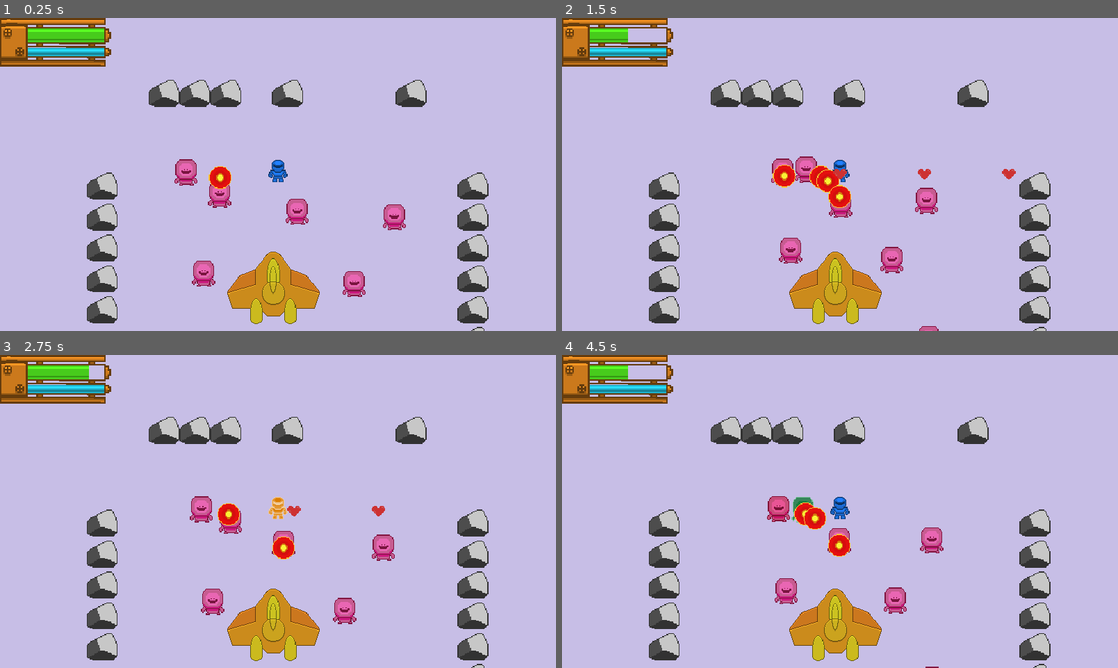
Above: before the commit, frames 1-4 (two rows, left to right).
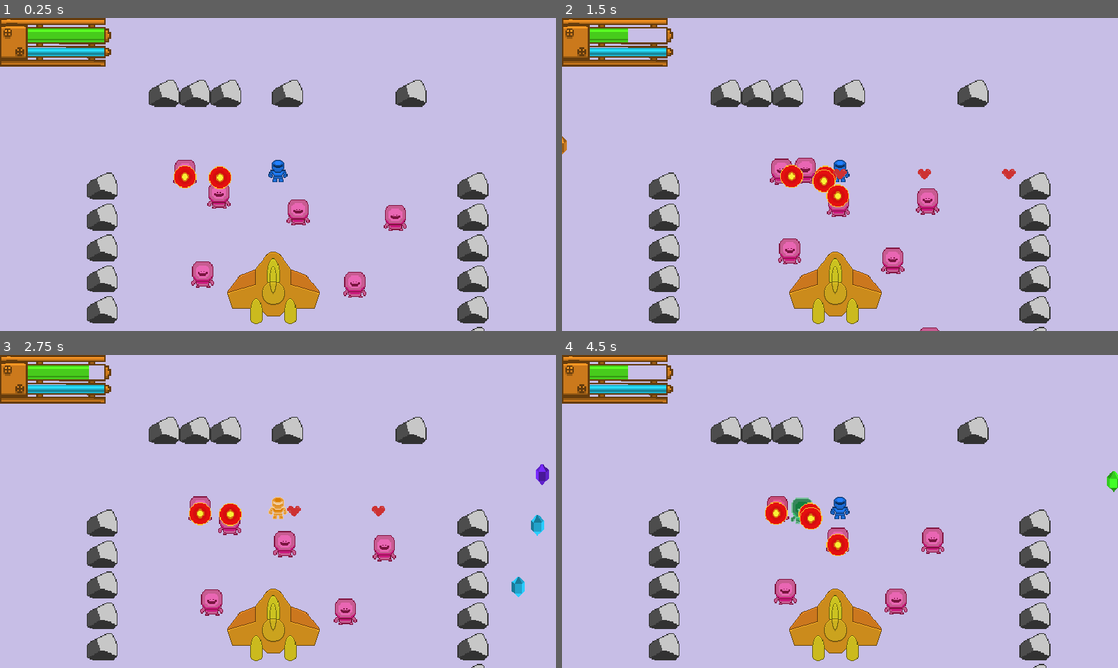
Above: after the commit, the same moments.

Repository: FREQ-E/Hanno
Game: Godot game, scene res://levels/test/test.tscn
The game is run twice, just before and just after one commit, with the same random seed, the same clock (stepped at 60 frames per second) and the same inputs. Sound files missing from this copy of the repository are replaced by a short silence.
Inputs:
- Up to frame 1 (0.25 s): no input
- Up to frame 2 (1.5 s): hold Right (fire_right) 0.53-1.28 s; hold Space (sprint) 0.53-1.28 s; hold Down (fire_down) from 1.28 s (still down); tap Space (sprint) at 1.35 s
- Up to frame 3 (2.75 s): release Down (fire_down) at 2.03 s; hold Right (fire_right) from 2.03 s (still down); hold Space (sprint) from 2.03 s (still down)
- Up to frame 4 (4.5 s): release Right (fire_right) at 2.78 s; release Space (sprint) at 2.78 s; hold Up (fire_up) 2.78-3.53 s; tap Space (sprint) at 2.85, 4.35 s; hold Space (sprint) 3.53-4.28 s; hold Left (fire_left) from 3.53 s (still down)

The runs differ from the first frame. In frame 1, 1.0% of the frame differs, in the area x 31-74%, y 45-90%; in frame 2, 1.3%; in frame 3, 1.5%, in the area x 33-99%, y 34-87%; in frame 4, 1.2%.

Commit message:
Fixed respawning, muted several warnings and squashed bugs

Diff:
--- a/actors/aliens/alien1.tscn
+++ b/actors/aliens/alien1.tscn
@@ -8,7 +8,6 @@
 [ext_resource path="res://ai/trigger_untrigger.gd" type="Script" id=6]
 [ext_resource path="res://ai/agro2d.gd" type="Script" id=7]
 [ext_resource path="res://actors/death_handler.gd" type="Script" id=8]
-[ext_resource path="res://actors/respawn_flag.gd" type="Script" id=9]
 [ext_resource path="res://combat_scripts/damage_hue.gd" type="Script" id=10]
 [ext_resource path="res://ai/node_sight2d.gd" type="Script" id=11]
 [ext_resource path="res://actors/spawn_instance.gd" type="Script" id=12]
@@ -85,9 +84,5 @@
 [node name="EnemyShooting" type="Node2D" parent="."]
 script = ExtResource( 3 )
 
-[node name="SpawnChecker" type="VisibilityNotifier2D" parent="."]
+[node name="SpawnInstance" type="VisibilityNotifier2D" parent="."]
 script = ExtResource( 12 )
-area_check = false
-
-[node name="RespawnFlag" type="Node" parent="."]
-script = ExtResource( 9 )
--- a/actors/aliens/enemy_shooting.gd
+++ b/actors/aliens/enemy_shooting.gd
@@ -10,6 +10,7 @@
 
 var target: Node2D
 var can_fire := true
+var timer := Timer.new()
 
 onready var firing_angle := deg2rad(firing_angle_degrees)
 onready var trigger_node = get_node(trigger_node_path)
@@ -20,10 +21,17 @@
 	trigger_node.connect("triggered", self, "update_target")
 	trigger_node.connect("untriggered", self, "set_process", [false])
 	set_process(false)
+	timer.one_shot = true
+	timer.connect("timeout", self, "reload")
+	add_child(timer)
 
 
 func update_target() -> void:
 	target = trigger_node.target
+
+
+func reload() -> void:
+	can_fire = true
 
 
 func _process(_delta):
@@ -53,5 +61,4 @@
 	bullet_instance.linear_velocity = dir * bullet_speed
 	get_tree().current_scene.add_child(bullet_instance)
 	can_fire = false
-	yield(get_tree().create_timer(fire_rate), "timeout")
-	can_fire = true
+	timer.start(fire_rate)
--- a/actors/crystals/blue_crystal.tscn
+++ b/actors/crystals/blue_crystal.tscn
@@ -1,6 +1,5 @@
-[gd_scene load_steps=9 format=2]
+[gd_scene load_steps=8 format=2]
 
-[ext_resource path="res://actors/spawn_instance.gd" type="Script" id=2]
 [ext_resource path="res://actors/crystals/Blue Crystal.png" type="Texture" id=3]
 
 [sub_resource type="GDScript" id=1]
@@ -46,11 +45,6 @@
 [node name="CollisionShape2D" type="CollisionShape2D" parent="."]
 shape = SubResource( 2 )
 
-[node name="SpawnChecker" type="VisibilityNotifier2D" parent="."]
-scale = Vector2( 1.67931, 2.45049 )
-rect = Rect2( -20, -20, 40, 40 )
-script = ExtResource( 2 )
-
 [node name="AnimatedSprite" type="AnimatedSprite" parent="."]
 scale = Vector2( 3, 3 )
 frames = SubResource( 6 )
--- a/actors/crystals/green_crystal.tscn
+++ b/actors/crystals/green_crystal.tscn
@@ -1,6 +1,5 @@
-[gd_scene load_steps=9 format=2]
+[gd_scene load_steps=8 format=2]
 
-[ext_resource path="res://actors/spawn_instance.gd" type="Script" id=2]
 [ext_resource path="res://actors/crystals/Green Crystal.png" type="Texture" id=3]
 
 [sub_resource type="GDScript" id=1]
@@ -46,11 +45,6 @@
 [node name="CollisionShape2D" type="CollisionShape2D" parent="."]
 shape = SubResource( 2 )
 
-[node name="SpawnChecker" type="VisibilityNotifier2D" parent="."]
-scale = Vector2( 1.67931, 2.45049 )
-rect = Rect2( -20, -20, 40, 40 )
-script = ExtResource( 2 )
-
 [node name="AnimatedSprite" type="AnimatedSprite" parent="."]
 scale = Vector2( 3, 3 )
 frames = SubResource( 6 )
--- a/actors/crystals/orange_crystal.tscn
+++ b/actors/crystals/orange_crystal.tscn
@@ -1,7 +1,6 @@
-[gd_scene load_steps=9 format=2]
+[gd_scene load_steps=8 format=2]
 
 [ext_resource path="res://actors/crystals/crystal_body.gd" type="Script" id=1]
-[ext_resource path="res://actors/spawn_instance.gd" type="Script" id=2]
 [ext_resource path="res://actors/crystals/Orange Crystal.png" type="Texture" id=3]
 
 [sub_resource type="RectangleShape2D" id=1]
@@ -37,12 +36,8 @@
 [node name="CollisionShape2D" type="CollisionShape2D" parent="."]
 shape = SubResource( 1 )
 
-[node name="SpawnChecker" type="VisibilityNotifier2D" parent="."]
-scale = Vector2( 1.67931, 2.45049 )
-rect = Rect2( -20, -20, 40, 40 )
-script = ExtResource( 2 )
-
 [node name="AnimatedSprite" type="AnimatedSprite" parent="."]
 scale = Vector2( 3, 3 )
 frames = SubResource( 5 )
+frame = 1
 playing = true
--- a/actors/crystals/purple_crystal.tscn
+++ b/actors/crystals/purple_crystal.tscn
@@ -1,7 +1,6 @@
-[gd_scene load_steps=9 format=2]
+[gd_scene load_steps=8 format=2]
 
 [ext_resource path="res://actors/crystals/crystal_body.gd" type="Script" id=1]
-[ext_resource path="res://actors/spawn_instance.gd" type="Script" id=2]
 [ext_resource path="res://actors/crystals/Purple Crystal.png" type="Texture" id=3]
 
 [sub_resource type="RectangleShape2D" id=1]
@@ -37,13 +36,8 @@
 [node name="CollisionShape2D" type="CollisionShape2D" parent="."]
 shape = SubResource( 1 )
 
-[node name="SpawnChecker" type="VisibilityNotifier2D" parent="."]
-scale = Vector2( 1.67931, 2.45049 )
-rect = Rect2( -20, -20, 40, 40 )
-script = ExtResource( 2 )
-
 [node name="AnimatedSprite" type="AnimatedSprite" parent="."]
 scale = Vector2( 3, 3 )
 frames = SubResource( 5 )
-frame = 1
+frame = 2
 playing = true
--- a/actors/crystals/red_crystal.tscn
+++ b/actors/crystals/red_crystal.tscn
@@ -1,7 +1,6 @@
-[gd_scene load_steps=9 format=2]
+[gd_scene load_steps=8 format=2]
 
 [ext_resource path="res://actors/crystals/crystal_body.gd" type="Script" id=1]
-[ext_resource path="res://actors/spawn_instance.gd" type="Script" id=2]
 [ext_resource path="res://actors/crystals/Red Crystal.png" type="Texture" id=3]
 
 [sub_resource type="RectangleShape2D" id=1]
@@ -37,11 +36,6 @@
 [node name="CollisionShape2D" type="CollisionShape2D" parent="."]
 shape = SubResource( 1 )
 
-[node name="SpawnChecker" type="VisibilityNotifier2D" parent="."]
-scale = Vector2( 1.67931, 2.45049 )
-rect = Rect2( -20, -20, 40, 40 )
-script = ExtResource( 2 )
-
 [node name="AnimatedSprite" type="AnimatedSprite" parent="."]
 scale = Vector2( 3, 3 )
 frames = SubResource( 5 )
--- a/actors/player1/local_spawner.gd
+++ b/actors/player1/local_spawner.gd
@@ -12,6 +12,10 @@
 export var max_instances := 10
 export var spawn_in_ysort := true
 
+var instances: Array
+
+onready var player_origin: Vector2 = get_parent().global_transform.origin
+
 
 func _ready():
 	var current_scene := get_tree().current_scene
@@ -19,11 +23,9 @@
 	if spawn_in_ysort:
 		current_scene = current_scene.get_node("YSort")
 
-	var origin: Vector2 = get_parent().global_transform.origin
-
 	for _i in range(max_instances):
-		var instance: Node = scenes[int(round(probability_curve.interpolate(randf())))].instance()
-		instance.transform.origin = Vector2.UP.rotated(randf() * TAU) * lerp(min_distance, max_distance, randf()) + origin
+		var instance: Node2D = scenes[int(round(probability_curve.interpolate(randf())))].instance()
+		instance.transform.origin = Vector2.UP.rotated(randf() * TAU) * lerp(min_distance, max_distance, randf()) + player_origin
 		# warning-ignore:return_value_discarded
 		instance.connect("tree_exited", self, "emit_signal", ["_continue_loop"])
 		current_scene.call_deferred("add_child", instance)
@@ -34,9 +36,28 @@
 		if not is_inside_tree():
 			return
 
-		origin = get_parent().global_transform.origin
-		var instance: Node = scenes[int(round(probability_curve.interpolate(randf())))].instance()
-		instance.transform.origin = Vector2.UP.rotated(randf() * TAU) * lerp(min_distance, max_distance, randf())
+		var instance: Node2D = scenes[int(round(probability_curve.interpolate(randf())))].instance()
+		instances.append(instance)
+		instance.transform.origin = Vector2.UP.rotated(randf() * TAU) * lerp(min_distance, max_distance, randf()) + player_origin
 		# warning-ignore:return_value_discarded
 		instance.connect("tree_exited", self, "emit_signal", ["_continue_loop"])
 		current_scene.add_child(instance)
+
+
+func _process(_delta):
+	player_origin = get_parent().global_transform.origin
+
+	var i := 0
+	while i < instances.size():
+		var instance: Node2D = instances[i]
+
+		if is_instance_valid(instance):
+			if player_origin.distance_to(instance.global_transform.origin) >= max_distance:
+				instance.queue_free()
+				instances.remove(i)
+
+			else:
+				i += 1
+
+		else:
+			instances.remove(i)
--- a/actors/player1/player1.tscn
+++ b/actors/player1/player1.tscn
@@ -112,6 +112,7 @@
 
 func _ready():
 	yield(self, \"death\")
+	# warning-ignore:return_value_discarded
 	get_tree().change_scene(get_parent().owner.filename)
 
 
@@ -137,7 +138,7 @@
 scale = Vector2( 3, 3 )
 frames = SubResource( 15 )
 animation = "walk_down"
-frame = 1
+frame = 2
 playing = true
 script = ExtResource( 5 )
 
--- a/actors/player1/player_shooting.gd
+++ b/actors/player1/player_shooting.gd
@@ -41,6 +41,7 @@
 	var sound_player := AudioStreamPlayer.new()
 	sound_player.stream = sound
 	sound_player.autoplay = true
+	# warning-ignore:return_value_discarded
 	sound_player.connect("finished", sound_player, "queue_free")
 	add_child(sound_player)
 	yield(get_tree().create_timer(fire_rate), "timeout")
--- a/actors/respawn_flag.gd
+++ /dev/null
@@ -1,9 +0,0 @@
-class_name RespawnFlag
-extends Node
-
-
-export var distance := 4000.0
-
-
-func _ready():
-	get_parent().get_parent().track_respawn_target(self)
--- a/actors/spawn_instance.gd
+++ b/actors/spawn_instance.gd
@@ -1,56 +1,58 @@
 class_name SpawnInstance
-extends VisibilityNotifier2D
+extends Node
 
 
-export var distance_check := true
+export var min_distance := 3000.0
 export var max_distance := 5000.0
-export var spawn_check := true
-export var area_check := true
-export var auto_area := true
+export var area_path: NodePath
+export var respawn := true
 
-var player: Node2D
+var player: Node
+var instance_manager: InstanceManager
+
+var _has_spawned := false
+
+onready var original_transform = get_parent().transform
 
 
 func _ready():
-	set_process(false)
-	if spawn_check and get_parent().owner == null:
-		print(get_parent().name)
+	if get_parent().owner == null:
+		set_process(false)
 		get_parent().hide()
-		var area: Area2D
-
-		if not area_check:
-			pass
-
-		elif auto_area:
-			area = Area2D.new()
-			var shape_node := CollisionShape2D.new()
-			var shape := RectangleShape2D.new()
-
-			shape.extents = rect.size / 2
-			shape_node.shape = shape
-			shape_node.transform.origin = rect.position + shape.extents
-			area.add_child(shape_node)
-			add_child(area)
-
-		else:
-			area = $Area
 
 		yield(get_tree(), "idle_frame")
 		yield(get_tree(), "idle_frame")
 
-		if is_on_screen() or (area_check and not area.get_overlapping_bodies().empty()):
+		if not area_path.is_empty() and get_node(area_path).get_overlapping_bodies().empty():
 			get_parent().queue_free()
 			return
 
+		instance_manager = get_parent().get_parent()
+		player = instance_manager.player
+
+		if player.global_transform.origin.distance_to(get_parent().global_transform.origin) < min_distance:
+			instance_manager.hold(self)
+			yield(self, "tree_entered")
+
 		get_parent().show()
+		set_process(true)
 
-	if distance_check:
-		player = GlobalFuncs.yield_and_get_group("Player")[0]
-		# warning-ignore-all:return_value_discarded
-		connect("screen_exited", self, "set_process", [true])
-		connect("screen_entered", self, "set_process", [false])
+	else:
+		instance_manager = get_parent().get_parent()
+
+		if instance_manager.player == null:
+			yield(instance_manager, "ready")
+
+		player = instance_manager.player
+
+	_has_spawned = true
 
 
 func _process(_delta):
-	if global_transform.origin.distance_to(player.global_transform.origin) >= max_distance:
+	if get_parent().global_transform.origin.distance_to(player.global_transform.origin) >= max_distance:
 		get_parent().queue_free()
+
+
+func _exit_tree():
+	if _has_spawned and respawn:
+		instance_manager.respawn_parent(self)
--- a/ai/agro2d.gd
+++ b/ai/agro2d.gd
@@ -41,6 +41,9 @@
 		get_parent().goto.target_origin = target.global_transform.origin
 		yield(self, "_continue_loop")
 
+		if not is_inside_tree():
+			yield(self, "tree_entered")
+
 		if not active:
 			break
 
--- a/ai/crow_goto.gd
+++ b/ai/crow_goto.gd
@@ -31,6 +31,10 @@
 	set_process(value)
 
 
+func _ready():
+	_is_ready = true
+
+
 func _process(_delta):
 	if target_origin == null:
 		return
--- a/ai/wander2d.gd
+++ b/ai/wander2d.gd
@@ -15,15 +15,12 @@
 onready var original_origin: Vector2 = get_parent().get_parent().global_transform.origin
 
 
-func _enter_tree():
+func _ready():
+	set_process(false)
 	add_child(timer)
 	timer.one_shot = true
 	# warning-ignore:return_value_discarded
 	timer.connect("timeout", self, "continue_loop")
-
-
-func _ready():
-	set_process(false)
 
 
 func _loop() -> void:
--- a/base_scripts/sonorous_bullet.gd
+++ b/base_scripts/sonorous_bullet.gd
@@ -16,6 +16,7 @@
 	sound_player.transform = transform
 	sound_player.stream = sounds[round(rand_range(0, sounds.size() - 1))]
 	sound_player.autoplay = true
+	# warning-ignore:return_value_discarded
 	sound_player.connect("finished", sound_player, "queue_free")
 	sound_player.volume_db = extra_db
 	get_parent().add_child(sound_player)
--- a/levels/respawn_manager.gd
+++ /dev/null
@@ -1,44 +0,0 @@
-class_name RespawnManager
-extends Node
-
-
-var respawn_filenames: Array
-var respawn_transforms: Array
-var respawn_distances: PoolRealArray
-
-var cached_scenes: Dictionary
-
-onready var player: Node = GlobalFuncs.yield_and_get_group("Player")[0]
-
-
-func track_respawn_target(flag: RespawnFlag) -> void:
-	var parent := flag.get_parent()
-	var tmp_transform = parent.global_transform
-	yield(parent, "tree_exited")
-	respawn_transforms.append(tmp_transform)
-	var path := parent.filename
-
-	if not path in cached_scenes:
-		cached_scenes[path] = load(path)
-
-	respawn_filenames.append(path)
-	respawn_distances.append(flag.distance)
-
-
-func _process(_delta):
-	var player_origin = player.global_transform.origin
-	var handled: PoolIntArray
-
-	for i in range(respawn_filenames.size()):
-		var tmp_transform = respawn_transforms[i]
-
-		if player_origin.distance_to(tmp_transform.origin) <= respawn_distances[i]:
-			handled.append(i)
-			var instance: Node = cached_scenes[respawn_filenames[i]].instance()
-			add_child(instance)
-			instance.global_transform = tmp_transform
-
-	for i in handled:
-		respawn_filenames.remove(i)
-		respawn_transforms.remove(i)
-		respawn_distances.remove(i)
--- /dev/null
+++ b/levels/test/instance_manager.gd
@@ -0,0 +1,42 @@
+class_name InstanceManager
+extends Node
+
+
+export(Array, String, FILE, "*.tscn") var preload_scene_path: Array
+
+var cached_scenes: Dictionary
+
+onready var player: Node = GlobalFuncs.yield_and_get_group("Player")[0]
+
+
+func _ready():
+	for path in preload_scene_path:
+		cached_scenes[path] = load(path)
+
+
+func hold(instance: Node) -> void:
+	remove_child(instance.get_parent())
+	var tree := get_tree()
+	print(instance.get_parent().name)
+
+	while true:
+		yield(tree, "idle_frame")
+
+		if instance.original_transform.origin.distance_to(player.global_transform.origin) >= instance.min_distance:
+			add_child(instance.get_parent())
+			return
+
+
+func respawn_parent(instance: Node) -> void:
+	var new_scene: Node = cached_scenes[instance.get_parent().filename].instance()
+	var max_distance: float = instance.max_distance
+	var original_transform = instance.original_transform
+	new_scene.transform = instance.original_transform
+	var tree := get_tree()
+
+	while true:
+		yield(tree, "idle_frame")
+
+		if original_transform.origin.distance_to(player.global_transform.origin) < max_distance:
+			add_child(new_scene)
+			return
--- a/levels/test/test.tscn
+++ b/levels/test/test.tscn
@@ -4,7 +4,7 @@
 [ext_resource path="res://actors/player1/player1.tscn" type="PackedScene" id=2]
 [ext_resource path="res://actors/aliens/alien1.tscn" type="PackedScene" id=3]
 [ext_resource path="res://levels/objects_tileset.tres" type="TileSet" id=4]
-[ext_resource path="res://levels/respawn_manager.gd" type="Script" id=5]
+[ext_resource path="res://levels/test/instance_manager.gd" type="Script" id=5]
 [ext_resource path="res://sounds/Hanno Theme 4.wav" type="AudioStream" id=6]
 [ext_resource path="res://levels/crashed ship.png" type="Texture" id=7]
 
@@ -113,6 +113,7 @@
 
 [node name="YSort" type="YSort" parent="."]
 script = ExtResource( 5 )
+preload_scene_path = [ "res://actors/aliens/alien1.tscn" ]
 
 [node name="Alien1" parent="YSort" instance=ExtResource( 3 )]
 material = SubResource( 2 )
--- a/project.godot
+++ b/project.godot
@@ -80,6 +80,11 @@
 "path": "res://ai/goto.gd"
 }, {
 "base": "Node",
+"class": "InstanceManager",
+"language": "GDScript",
+"path": "res://levels/test/instance_manager.gd"
+}, {
+"base": "Node",
 "class": "LocalSpawner",
 "language": "GDScript",
 "path": "res://actors/player1/local_spawner.gd"
@@ -99,22 +104,12 @@
 "language": "GDScript",
 "path": "res://actors/player1/player_shooting.gd"
 }, {
-"base": "Node",
-"class": "RespawnFlag",
-"language": "GDScript",
-"path": "res://actors/respawn_flag.gd"
-}, {
-"base": "Node",
-"class": "RespawnManager",
-"language": "GDScript",
-"path": "res://levels/respawn_manager.gd"
-}, {
 "base": "BaseBullet",
 "class": "SonorousBullet",
 "language": "GDScript",
 "path": "res://base_scripts/sonorous_bullet.gd"
 }, {
-"base": "VisibilityNotifier2D",
+"base": "Node",
 "class": "SpawnInstance",
 "language": "GDScript",
 "path": "res://actors/spawn_instance.gd"
@@ -154,12 +149,11 @@
 "EnemyShooting": "",
 "FaceMovement2D": "",
 "Goto": "",
+"InstanceManager": "",
 "LocalSpawner": "",
 "MovementInput2D": "",
 "NodeSight2D": "",
 "PlayerShooting": "",
-"RespawnFlag": "",
-"RespawnManager": "",
 "SonorousBullet": "",
 "SpawnInstance": "",
 "State": "",
Not shown: 1 places in actors/aliens/alien1.tscn that only renumber resources
